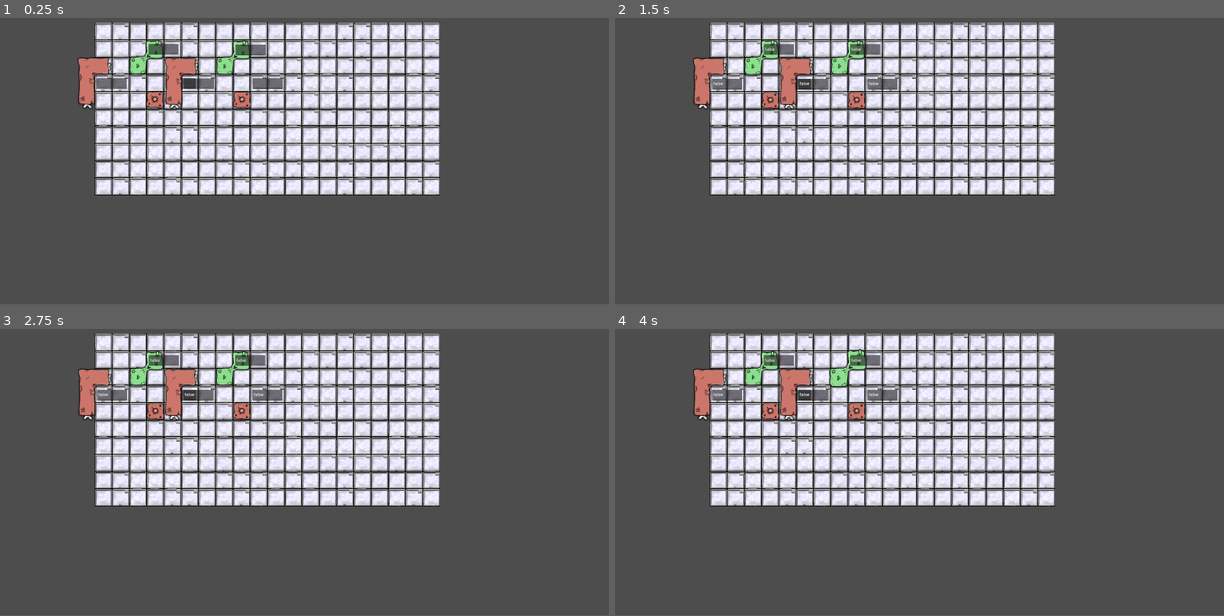
Above: before the commit, frames 1-4 (two rows, left to right).
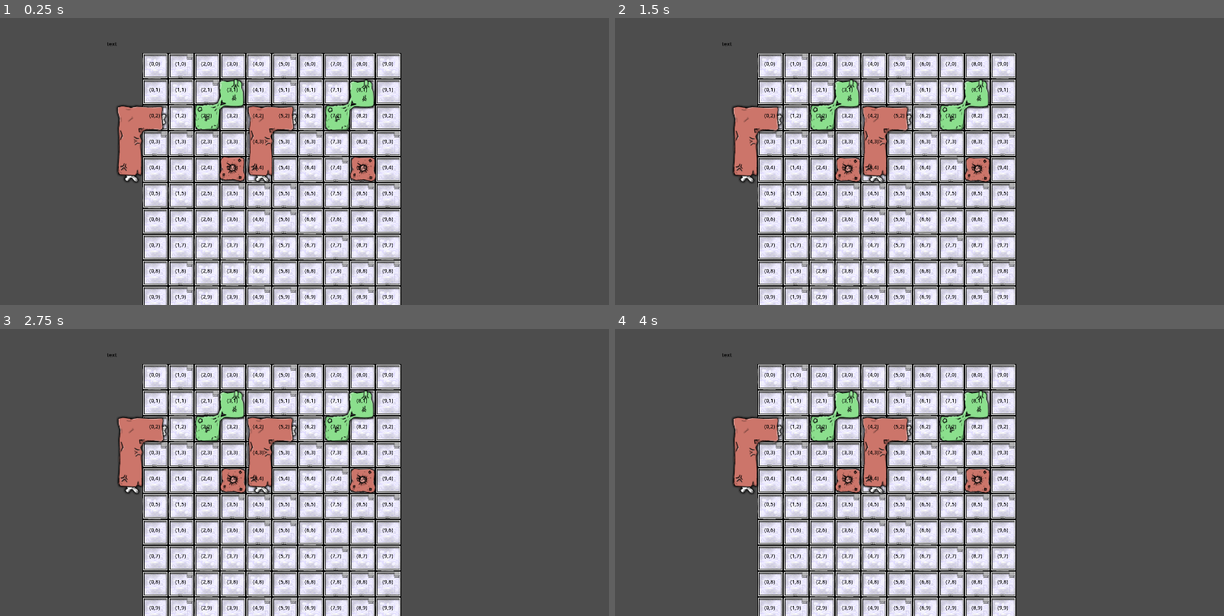
Above: after the commit, the same moments.

Repository: cliftonpatty/pelagi
Game: Godot game, scene res://scenes/world/sorting/sorting.tscn
The game is run twice, just before and just after one commit, with the same random seed, the same clock (stepped at 60 frames per second) and the same inputs. This scene is started directly instead of the project's main scene.
Inputs (mouse positions are in pixels of both pictures, inside the frame that each line leads up to):
- Up to frame 1 (0.25 s): no input
- Up to frame 2 (1.5 s): move the mouse to (773, 101) at 0.52 s; hold D (RightMove) 0.53-1.28 s; hold Shift (Drill) 0.53-1.28 s; click (773, 101) at 0.67 s; tap Enter at 1.25 s; move the mouse to (755, 66) at 1.27 s; hold A (LeftMove) from 1.28 s (still down); click (755, 66) at 1.35 s
- Up to frame 3 (2.75 s): tap Space at 2 s; move the mouse to (85, 412) at 2.02 s; release A (LeftMove) at 2.03 s; hold D (RightMove) from 2.03 s (still down); hold R (RotateTetro) from 2.03 s (still down); click (85, 412) at 2.17 s
- Up to frame 4 (4 s): tap Enter at 2.75 s; move the mouse to (858, 412) at 2.77 s; release R (RotateTetro) at 2.78 s; tap Shift (Drill) at 2.85 s; click (858, 412) at 2.92 s; tap Space at 3.5 s; move the mouse to (840, 377) at 3.52 s; release D (RightMove) at 3.53 s; press the mouse at (840, 377) at 3.53 s; hold A (LeftMove) from 3.53 s (still down)
In our replay, the window is 800x449 before the commit and 800x450 after it. These sizes can differ from the game's own. Grey fills any space a smaller window leaves; there, only what the larger window draws over its background counts as a difference.

The runs differ from the first frame. In frame 1, 45% of the frame differs, in the area x 12-73%, y 1-100%; in frame 2, 45%; in frame 3, 45%; in frame 4, 45%.

Commit message:
more grid work

Diff:
--- a/project.godot
+++ b/project.godot
@@ -50,8 +50,8 @@
 
 [display]
 
-window/size/viewport_width=1920
-window/size/viewport_height=1080
+window/size/viewport_width=1280
+window/size/viewport_height=720
 window/stretch/mode="viewport"
 window/stretch/scale=0.85
 
--- a/scenes/meat/tetro/button_square.tscn
+++ b/scenes/meat/tetro/button_square.tscn
@@ -11,4 +11,4 @@
 texture = ExtResource("2_tfsjh")
 
 [node name="CollisionPolygon2D" parent="." index="1"]
-polygon = PackedVector2Array(-48, 72, 0, 72, 0, 24, -48, 24)
+polygon = PackedVector2Array(-56, 80, 8, 80, 8, 16, -56, 16)
--- a/scenes/meat/tetro/diag_two.tscn
+++ b/scenes/meat/tetro/diag_two.tscn
@@ -12,4 +12,4 @@
 texture = ExtResource("2_tn52q")
 
 [node name="CollisionPolygon2D" parent="." index="1"]
-polygon = PackedVector2Array(8, 16, -40, 24, -40, 64, 0, 64, 8, 24, 56, 8, 56, -32, 24, -32)
+polygon = PackedVector2Array(8, 16, -56, 16, -56, 80, 8, 80, 8, 24, 72, 16, 72, -48, 8, -48)
--- a/scenes/meat/tetro/knight.tscn
+++ b/scenes/meat/tetro/knight.tscn
@@ -4,6 +4,3 @@
 
 [node name="Knight" instance=ExtResource("1_el0s4")]
 gridCoverage = 4
-
-[node name="CollisionPolygon2D" parent="." index="1"]
-polygon = PackedVector2Array(-48, -104, -48, -48, -48, 72, 0, 72, 0, -56, 64, -56, 64, -104)
--- a/scenes/meat/tetro_base.gd
+++ b/scenes/meat/tetro_base.gd
@@ -54,7 +54,6 @@
 
 
 func _input(event: InputEvent) -> void:
-	$TextEdit.text = str(dropping)
 	if event.is_action_pressed("MouseLeft"):
 		if mouseOver:
 			held = true
--- a/scenes/meat/tetro_base.tscn
+++ b/scenes/meat/tetro_base.tscn
@@ -23,13 +23,7 @@
 
 [node name="CollisionPolygon2D" type="CollisionPolygon2D" parent="."]
 position = Vector2(24, -48)
-polygon = PackedVector2Array(-40, -96, -40, -48, -40, 64, -8, 64, -8, -56, 56, -56, 56, -96)
-
-[node name="TextEdit" type="TextEdit" parent="."]
-offset_left = 40.0
-offset_top = -80.0
-offset_right = 152.0
-offset_bottom = -40.0
+polygon = PackedVector2Array(-56, -112, -56, -48, -56, 80, 8, 80, 8, -48, 72, -48, 72, -112)
 
 [connection signal="area_entered" from="." to="." method="_on_area_entered"]
 [connection signal="area_exited" from="." to="." method="_on_area_exited"]
--- a/scenes/world/sorting/grid_parent.gd
+++ b/scenes/world/sorting/grid_parent.gd
@@ -12,6 +12,12 @@
 	for x in gridDimensions.x:
 		for y in gridDimensions.y:
 			var block = new_grid_block()
+			var newText = $RichTextLabel.duplicate()
+
+			newText.global_position = Vector2(xPos - 15,y*gridSize - 15)
+			newText.text = str( '(', x, ',', y, ')' )
+			add_child(newText)
+
 			block.global_position = Vector2(xPos,y*gridSize)
 		xPos+=gridSize
 
--- a/scenes/world/sorting/grid_parent.tscn
+++ b/scenes/world/sorting/grid_parent.tscn
@@ -9,3 +9,16 @@
 
 [node name="Polygon2D" type="Polygon2D" parent="."]
 polygon = PackedVector2Array(8, 8, -8, 8, -8, -8, 8, -8)
+
+[node name="RichTextLabel" type="RichTextLabel" parent="."]
+modulate = Color(0, 0, 0, 1)
+z_index = 99
+texture_filter = 4
+offset_left = -120.0
+offset_top = -64.0
+offset_right = -48.0
+offset_bottom = -40.0
+theme_override_font_sizes/normal_font_size = 13
+text = "text"
+scroll_active = false
+shortcut_keys_enabled = false
--- a/scripts/globals/sorting_globals/sorting_globals.gd
+++ b/scripts/globals/sorting_globals/sorting_globals.gd
@@ -1,4 +1,4 @@
 extends Node
 
 var gridSize : int = 64
-var gridDimensions : Vector2 = Vector2(20,10)
+var gridDimensions : Vector2 = Vector2(10,10)
Not shown: 1 places in scenes/world/fishing/world_generation/cave_walls.tscn that only renumber resources
